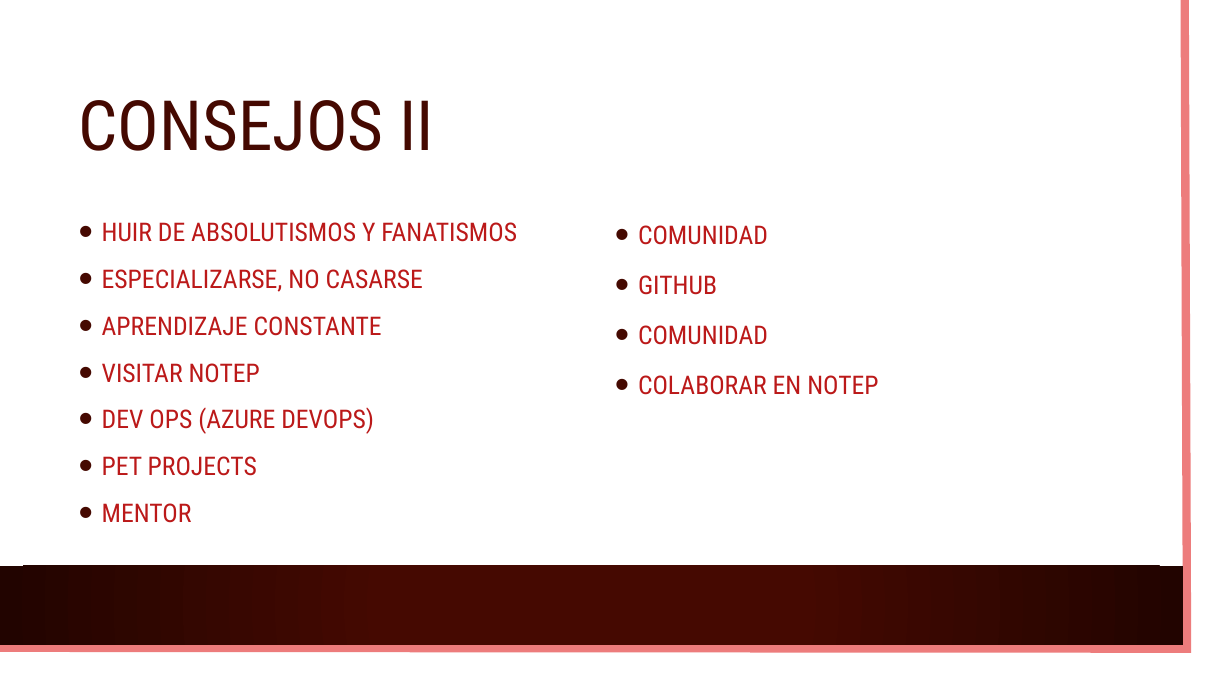
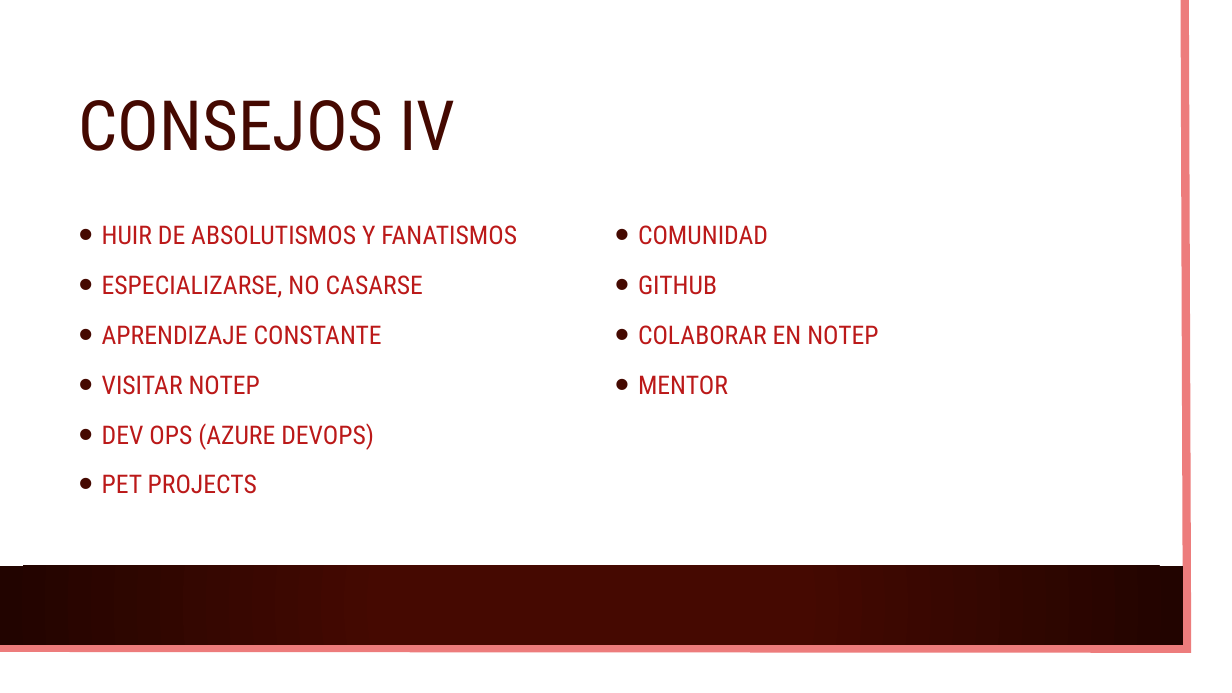
Before and after one commit to marcoablanco/Events, a slide deck: slide 12 of 2023-03 Mundo laboral con DotNet/Presentación.pptx (slide 10 before the commit). Drawn at 1232x693 pixels with LibreOffice and Linux fonts; fonts in the diff are those of the drawing; background and template pictures are left out. Boxes give left, top, right and bottom in pixels: in the first picture for what was removed or moved away, otherwise in the second. Text is boxed around its words. In the diff, an @@ line names an element or a change of style, - is before the commit and + after.

```diff
--- a/2023-03 Mundo laboral con DotNet/Presentación.pptx
+++ b/2023-03 Mundo laboral con DotNet/Presentación.pptx
@@ title at bbox=[79, 100, 456, 151]: text changed @@
-CONSEJOS II
+CONSEJOS IV
@@ text "HUIR DE ABSOLUTISMOS Y FANATISMOS" at bbox=[102, 225, 517, 494]: line spacing 1.1 to 1.2 @@
@@ text at bbox=[638, 325, 768, 345]: paragraph removed @@
-• COMUNIDAD
@@ text at bbox=[638, 375, 728, 395]: paragraph added @@
+• MENTOR
@@ text at bbox=[102, 503, 192, 523]: paragraph removed @@
-• MENTOR
```
Also in this commit, not shown: 3 other slides changed, 2 slides added.
